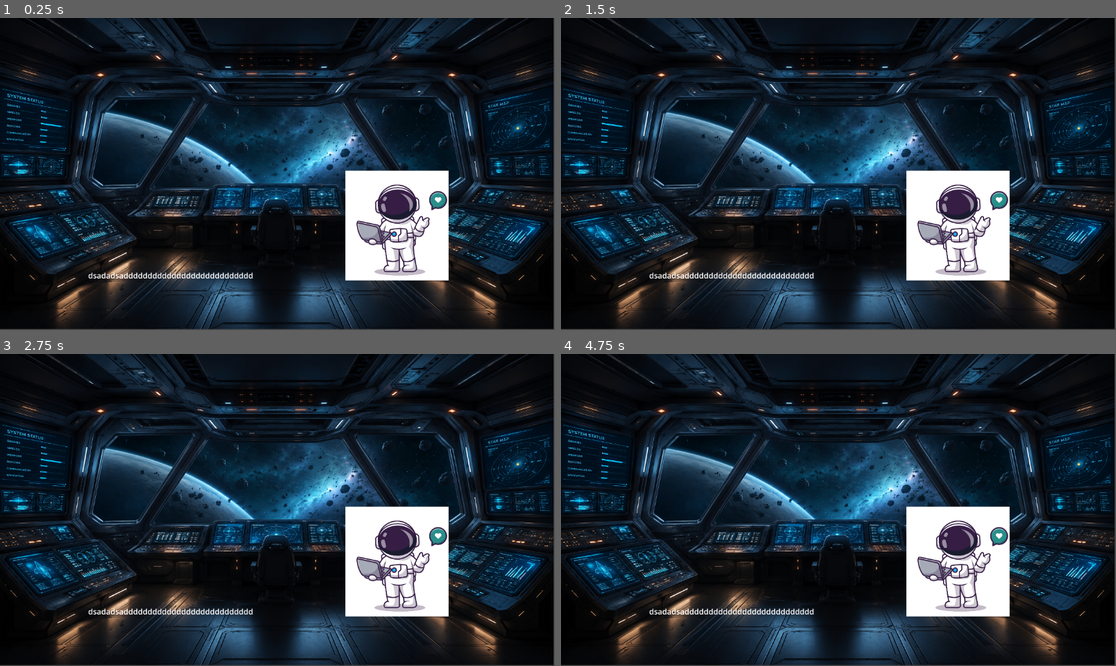
Above: before the commit, frames 1-4 (two rows, left to right).
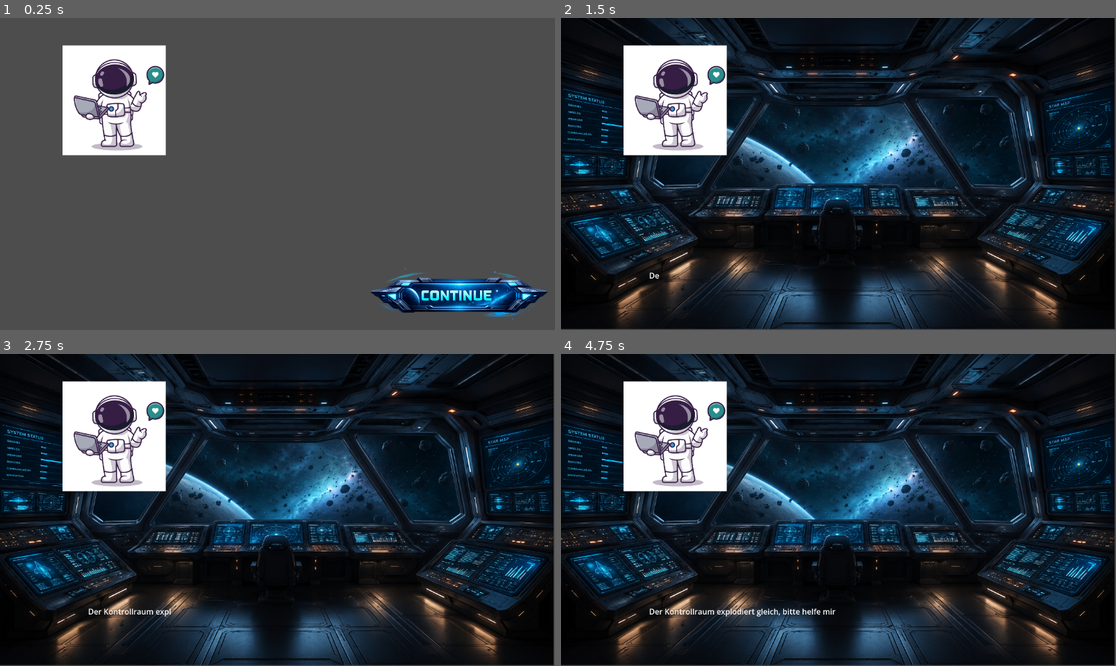
Above: after the commit, the same moments.

Repository: DanilLvov/GamificationTool
Game: Godot game, scene res://Scenes/cutscene.tscn
Same seed, same stepped clock (60 frames per second), same inputs: the game is played once before the commit and once after it. This scene is started directly instead of the project's main scene.
Inputs (mouse positions are in pixels of both pictures, inside the frame that each line leads up to):
- Up to frame 1 (0.25 s): no input
- Up to frame 2 (1.5 s): click (1021, 298) at 0.52 s; click (1021, 298) at 1.27 s
- Up to frame 3 (2.75 s): no input
- Up to frame 4 (4.75 s): tap Enter at 3.5 s

The runs differ from the first frame. In frame 1, 99% of the frame differs, in the area x 0-100%, y 0-100%; in frame 2, 13%; in frame 3, 13%; in frame 4, 13%.

Commit message:
Add cutscene logic

Diff:
--- a/Database/cutscenes.json
+++ b/Database/cutscenes.json
@@ -3,8 +3,8 @@
         {
             "id": 0,
             "name": "test",
-            "subtitles": "",
-            "backgroundImagePath": "Assets/Backgrounds/background1.png",
+            "subtitles": "Der Kontrollraum explodiert gleich, bitte helfe mir ihn vor dem Explodieren zu bewahren!",
+            "backgroundImagePath": "res://Assets/Backgrounds/ControllRoom.png",
             "objects": [
                 {
                     "id": 0,
@@ -26,9 +26,225 @@
         },
         {
             "id": 1,
-            "name": "fsdf f",
-            "subtitles": "",
-            "backgroundImagePath": "Assets/Backgrounds/background2.png",
+            "name": "blablabla",
+            "subtitles": "Die Engines sind kaputt, bitte repariere sie!",
+            "backgroundImagePath": "res://Assets/Backgrounds/EngineRoom.jpg",
+            "objects": [
+                {
+                    "id": 0,
+                    "name": "",
+                    "path": "",
+                    "position": "",
+                    "hasAnimation": true,
+                    "animationId": 0
+                },
+                {
+                    "id": 1,
+                    "name": "",
+                    "path": "",
+                    "position": "",
+                    "hasAnimation": false,
+                    "animationId": null
+                }
+            ]
+        },
+        {
+            "id": 2,
+            "name": "Cutscene 3",
+            "subtitles": "Cutscene 3",
+            "backgroundImagePath": "",
+            "objects": [
+                {
+                    "id": 0,
+                    "name": "",
+                    "path": "",
+                    "position": "",
+                    "hasAnimation": true,
+                    "animationId": 0
+                },
+                {
+                    "id": 1,
+                    "name": "",
+                    "path": "",
+                    "position": "",
+                    "hasAnimation": false,
+                    "animationId": null
+                }
+            ]
+        },
+        {
+            "id": 3,
+            "name": "Cutscene 4",
+            "subtitles": "Cutscene 4",
+            "backgroundImagePath": "",
+            "objects": [
+                {
+                    "id": 0,
+                    "name": "",
+                    "path": "",
+                    "position": "",
+                    "hasAnimation": true,
+                    "animationId": 0
+                },
+                {
+                    "id": 1,
+                    "name": "",
+                    "path": "",
+                    "position": "",
+                    "hasAnimation": false,
+                    "animationId": null
+                }
+            ]
+        },
+        {
+            "id": 4,
+            "name": "Cutscene 5",
+            "subtitles": "Cutscene 5",
+            "backgroundImagePath": "",
+            "objects": [
+                {
+                    "id": 0,
+                    "name": "",
+                    "path": "",
+                    "position": "",
+                    "hasAnimation": true,
+                    "animationId": 0
+                },
+                {
+                    "id": 1,
+                    "name": "",
+                    "path": "",
+                    "position": "",
+                    "hasAnimation": false,
+                    "animationId": null
+                }
+            ]
+        },
+        {
+            "id": 5,
+            "name": "Cutscene 6",
+            "subtitles": "Cutscene 6",
+            "backgroundImagePath": "",
+            "objects": [
+                {
+                    "id": 0,
+                    "name": "",
+                    "path": "",
+                    "position": "",
+                    "hasAnimation": true,
+                    "animationId": 0
+                },
+                {
+                    "id": 1,
+                    "name": "",
+                    "path": "",
+                    "position": "",
+                    "hasAnimation": false,
+                    "animationId": null
+                }
+            ]
+        },
+        {
+            "id": 6,
+            "name": "Cutscene 7",
+            "subtitles": "Cutscene 7",
+            "backgroundImagePath": "",
+            "objects": [
+                {
+                    "id": 0,
+                    "name": "",
+                    "path": "",
+                    "position": "",
+                    "hasAnimation": true,
+                    "animationId": 0
+                },
+                {
+                    "id": 1,
+                    "name": "",
+                    "path": "",
+                    "position": "",
+                    "hasAnimation": false,
+                    "animationId": null
+                }
+            ]
+        },
+        {
+            "id": 7,
+            "name": "Cutscene 8",
+            "subtitles": "Cutscene 8",
+            "backgroundImagePath": "",
+            "objects": [
+                {
+                    "id": 0,
+                    "name": "",
+                    "path": "",
+                    "position": "",
+                    "hasAnimation": true,
+                    "animationId": 0
+                },
+                {
+                    "id": 1,
+                    "name": "",
+                    "path": "",
+                    "position": "",
+                    "hasAnimation": false,
+                    "animationId": null
+                }
+            ]
+        },
+        {
+            "id": 8,
+            "name": "Cutscene 9",
+            "subtitles": "Cutscene 9",
+            "backgroundImagePath": "",
+            "objects": [
+                {
+                    "id": 0,
+                    "name": "",
+                    "path": "",
+                    "position": "",
+                    "hasAnimation": true,
+                    "animationId": 0
+                },
+                {
+                    "id": 1,
+                    "name": "",
+                    "path": "",
+                    "position": "",
+                    "hasAnimation": false,
+                    "animationId": null
+                }
+            ]
+        },
+        {
+            "id": 9,
+            "name": "Cutscene 10",
+            "subtitles": "Cutscene 10",
+            "backgroundImagePath": "",
+            "objects": [
+                {
+                    "id": 0,
+                    "name": "",
+                    "path": "",
+                    "position": "",
+                    "hasAnimation": true,
+                    "animationId": 0
+                },
+                {
+                    "id": 1,
+                    "name": "",
+                    "path": "",
+                    "position": "",
+                    "hasAnimation": false,
+                    "animationId": null
+                }
+            ]
+        },
+        {
+            "id": 10,
+            "name": "Cutscene 11",
+            "subtitles": "Cutscene 11",
+            "backgroundImagePath": "",
             "objects": [
                 {
                     "id": 0,
--- a/Database/timeline.json
+++ b/Database/timeline.json
@@ -18,59 +18,59 @@
         },
         {
             "type": "Cutscene",
-            "id": 0
+            "id": 1
         },
         {
             "type": "Cutscene",
-            "id": 0
+            "id": 2
         },
         {
             "type": "Minigame",
-            "id": 0
+            "id": 1
         },
         {
             "type": "Cutscene",
-            "id": 0
+            "id": 3
         },
         {
             "type": "Cutscene",
-            "id": 0
+            "id": 4
         },
         {
             "type": "Minigame",
-            "id": 0
+            "id": 2
         },
         {
             "type": "Cutscene",
-            "id": 0
+            "id": 5
         },
         {
             "type": "Cutscene",
-            "id": 0
+            "id": 6
         },
         {
             "type": "Minigame",
-            "id": 0
+            "id": 3
         },
         {
             "type": "Cutscene",
-            "id": 0
+            "id": 7
         },
         {
             "type": "Cutscene",
-            "id": 0
+            "id": 8
         },
         {
             "type": "Minigame",
-            "id": 0
+            "id": 4
         },
         {
             "type": "Cutscene",
-            "id": 0
+            "id": 9
         },
         {
             "type": "Cutscene",
-            "id": 0
+            "id": 10
         },
         {
             "type": "Menu",
--- a/Scenes/cutscene.tscn
+++ b/Scenes/cutscene.tscn
@@ -1,8 +1,8 @@
 [gd_scene format=3 uid="uid://crexa6ncprce6"]
 
 [ext_resource type="Script" uid="uid://d0xev558lsohc" path="res://Scripts/cutscene.gd" id="1_7n648"]
-[ext_resource type="Texture2D" uid="uid://cjw3wst8wx3mi" path="res://Assets/ChatGPT Image 24. Mai 2026, 12_07_11.png" id="2_vlwh7"]
-[ext_resource type="Texture2D" uid="uid://dv6c7kunu5hl" path="res://Assets/Screenshot 2026-05-24 121653.png" id="3_jd5kf"]
+[ext_resource type="Texture2D" uid="uid://dv6c7kunu5hl" path="res://Assets/Objects/Screenshot 2026-05-24 121653.png" id="3_jd5kf"]
+[ext_resource type="Texture2D" uid="uid://dkadc2cw4brg2" path="res://Assets/Textures/ChatGPT Image 25. Mai 2026, 13_03_28.png" id="4_iy4n7"]
 
 [node name="Cutscene" type="Node2D" unique_id=2129651268]
 script = ExtResource("1_7n648")
@@ -10,7 +10,6 @@
 [node name="Background" type="Sprite2D" parent="." unique_id=1985663623]
 position = Vector2(574, 321.5)
 scale = Vector2(0.7486979, 0.633789)
-texture = ExtResource("2_vlwh7")
 
 [node name="UiElements" type="Control" parent="." unique_id=764787583]
 layout_mode = 3
@@ -24,9 +23,23 @@
 offset_top = 523.0
 offset_right = 914.0
 offset_bottom = 619.0
-text = "dsadadsaddddddddddddddddddddddddddd"
+
+[node name="ContinueTextureButton" type="TextureButton" parent="UiElements" unique_id=1429739027]
+layout_mode = 0
+offset_left = 723.0
+offset_top = 432.00003
+offset_right = 2259.0
+offset_bottom = 1456.0
+scale = Vector2(0.3, 0.3)
+texture_normal = ExtResource("4_iy4n7")
+texture_pressed = ExtResource("4_iy4n7")
+texture_hover = ExtResource("4_iy4n7")
+texture_disabled = ExtResource("4_iy4n7")
+texture_focused = ExtResource("4_iy4n7")
 
 [node name="Astronaut" type="Sprite2D" parent="." unique_id=2003645544]
-position = Vector2(824, 431)
+position = Vector2(237, 171.00005)
 scale = Vector2(0.3386076, 0.33803862)
 texture = ExtResource("3_jd5kf")
+
+[connection signal="pressed" from="UiElements/ContinueTextureButton" to="." method="_on_continue_texture_button_pressed"]
--- a/Scripts/cutscene.gd
+++ b/Scripts/cutscene.gd
@@ -3,13 +3,97 @@
 
 ## Dokumentation
 
+var timeline_pointer = 0 # for Debug purposes
+
+var is_current_scene_cutscene = false
+
+var cutscenes = []
+var animations = []
+var timeline_objects = []
+
+var _background
+var _subtitles
+var _continue
+
+
+var current_cutscene = {
+	"id": 0,
+	"name": "",
+	"subtitles": "",
+	"background_image_path": "",
+	"objects": []
+}
 
 # Called when the node enters the scene tree for the first time.
 func _ready() -> void:
-	#TODO load cutscene and animation data
-	pass # Replace with function body.
+	cutscenes = read_JSON("res://Database/cutscenes.json")
+	#animations = read_JSON("res://Database/animations.json") #TODO animations structure hinzufügen und Funktionalität hinzufügen
+	timeline_objects = read_JSON("res://Database/timeline.json")
+
+	_background = $Background
+	_subtitles = $UiElements/Subtitles
+	_continue = $UiElements/ContinueTextureButton
+
+	get_current_cutscene()
 
 
 # Called every frame. 'delta' is the elapsed time since the previous frame.
 func _process(delta: float) -> void:
 	pass
+
+
+func read_JSON(json_file_path):
+	var file = FileAccess.open(json_file_path, FileAccess.READ)
+	var content = file.get_as_text()
+	var finish = JSON.parse_string(content)
+	return finish
+
+
+func get_current_cutscene():
+	if timeline_objects["timelineObjects"][timeline_pointer]["type"] != "Cutscene":
+		is_current_scene_cutscene = false
+		_continue.visible = true
+		return
+
+	is_current_scene_cutscene = true
+
+	var current_cutscene_id = timeline_objects["timelineObjects"][timeline_pointer]["id"]
+
+	for cutscene in cutscenes["cutscenes"]:
+		if cutscene["id"] == current_cutscene_id:
+			current_cutscene["id"] = current_cutscene_id
+			current_cutscene["name"] = cutscene["name"]
+			current_cutscene["subtitles"] = cutscene["subtitles"]
+			current_cutscene["background_image_path"] = cutscene["backgroundImagePath"]
+			current_cutscene["objects"] = cutscene["objects"]
+			print(current_cutscene)
+			break
+
+
+func _on_continue_texture_button_pressed() -> void:
+	if timeline_pointer < timeline_objects["timelineObjects"].size() - 1:
+		timeline_pointer += 1
+
+		_continue.visible = false
+
+		get_current_cutscene()
+
+		if is_current_scene_cutscene:
+			play_cutscene()
+
+
+func play_cutscene():
+	_background.texture = load(current_cutscene["background_image_path"])
+
+	var characters = current_cutscene["subtitles"].split()
+	var text = ""
+	_subtitles.text = text
+
+	await get_tree().create_timer(0.05).timeout
+
+	for character in characters:
+		text += character
+		_subtitles.text = text
+		await get_tree().create_timer(0.05).timeout
+
+	_continue.visible = true
--- a/project.godot
+++ b/project.godot
@@ -13,7 +13,7 @@
 config/name="Gameification Tool"
 run/main_scene="uid://g4sptq7to3nr"
 config/features=PackedStringArray("4.6", "GL Compatibility")
-config/icon="res://Assets/icon.svg"
+config/icon="res://Assets/Textures/icon.svg"
 
 [physics]
 
Renamed: Assets/ChatGPT Image 24. Mai 2026, 12_07_11.png -> Assets/Backgrounds/ControllRoom.png
Not shown, added: Assets/Backgrounds/ControllRoom.png.import
Binary file added: Assets/Backgrounds/EngineRoom.jpg
Not shown, changed: Assets/Backgrounds/EngineRoom.jpg.import
Renamed: Assets/Screenshot 2026-05-24 121653.png -> Assets/Objects/Screenshot 2026-05-24 121653.png
Not shown, added: Assets/Objects/Screenshot 2026-05-24 121653.png.import
Binary file added: Assets/Textures/ChatGPT Image 25. Mai 2026, 13_03_28.png
Not shown, changed: Assets/Textures/ChatGPT Image 25. Mai 2026, 13_03_28.png.import
Renamed: Assets/icon.svg -> Assets/Textures/icon.svg
Not shown, changed: Assets/Textures/icon.svg.import
